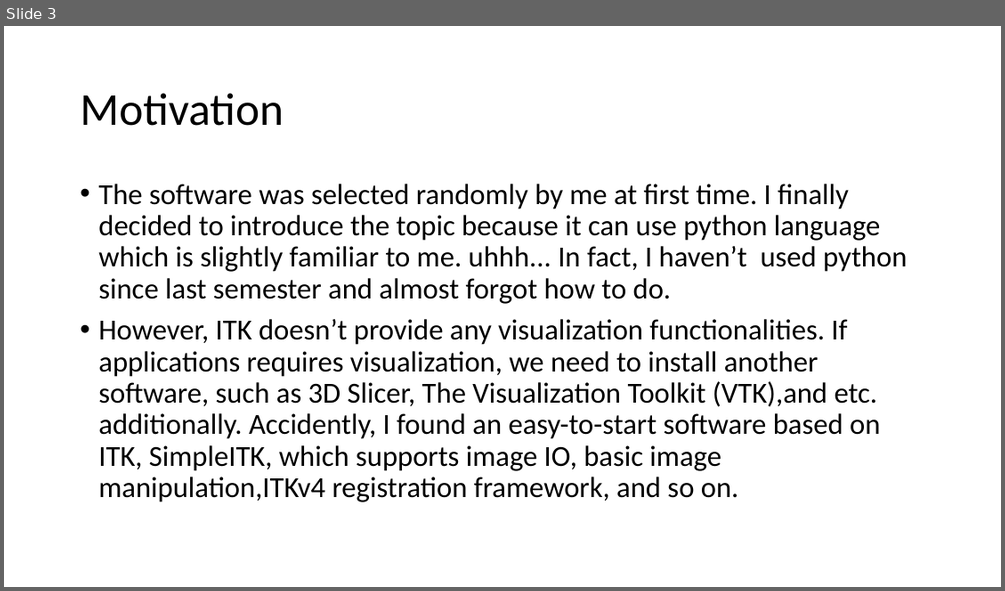
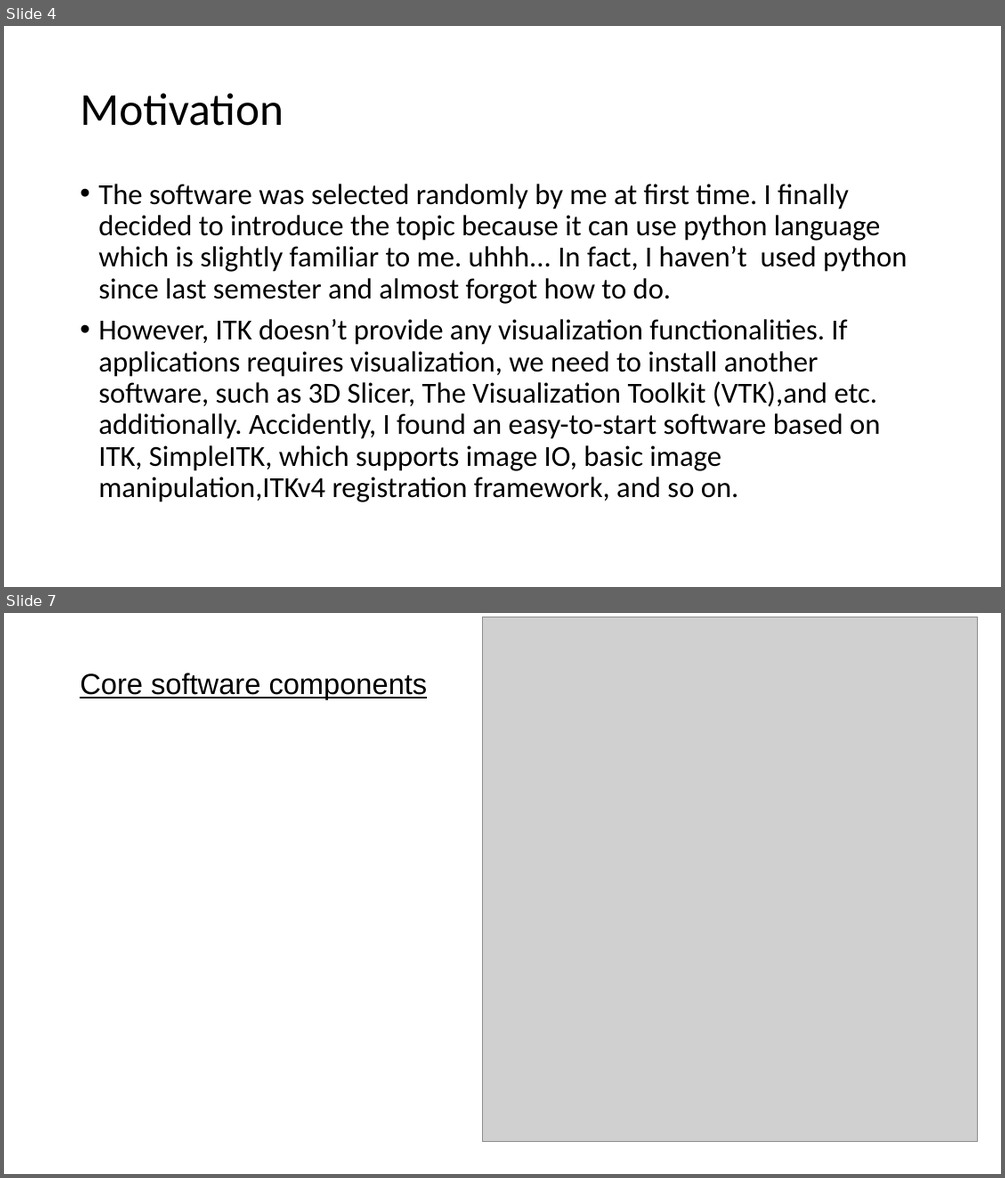
Before and after one commit to autotntfan/BIP, a slide deck: The insight toolkit image registration framework.pptx. Shown one above the other, each under a label of ours: slide 3 before the commit, slides 4 and 7 after it; the slides between them are not shown. The pictures are 1005x591 and 1005x1178 pixels, drawn with LibreOffice and Linux fonts; fonts in the diff are those of the drawing; grey boxes stand for pictures. Boxes give left, top, right and bottom in pixels: in the first picture for what was removed or moved away, otherwise in the second. Text is boxed around its words. In the diff, an @@ line names an element or a change of style, - is before the commit and + after.

```diff
--- a/The insight toolkit image registration framework.pptx
+++ b/The insight toolkit image registration framework.pptx
@@ slide 7 added at bbox=[4, 613, 1001, 1174], background #FFFFFF @@
@@ picture added at bbox=[483, 617, 978, 1141] @@
@@ title added at bbox=[80, 673, 428, 699], 28 pt, text #000000, underline @@
+Core software components
@@ what was slide 3 is now slide 4 @@
```
Also in this commit, not shown: 1 slide changed, 4 other slides added, 1 slide removed.
